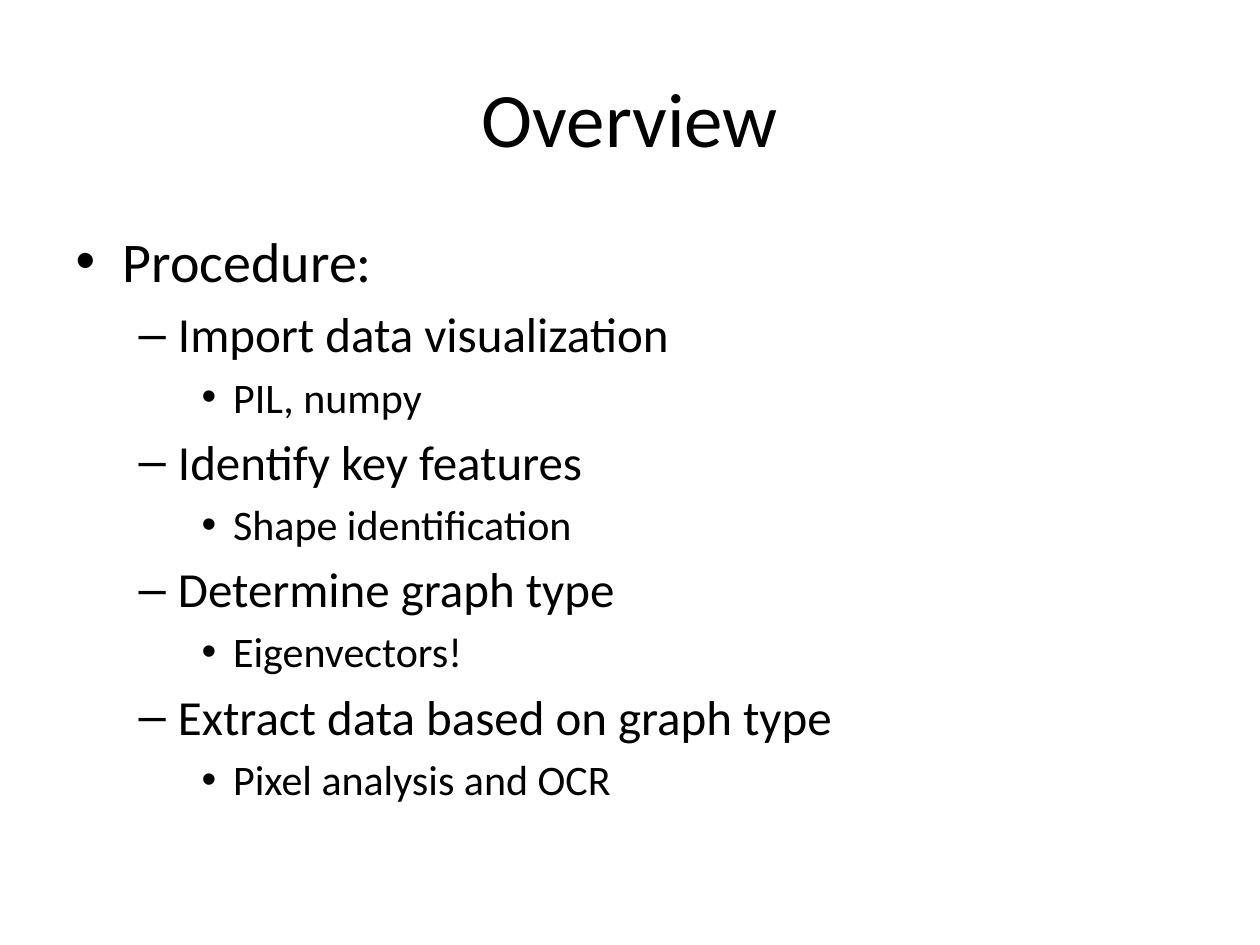
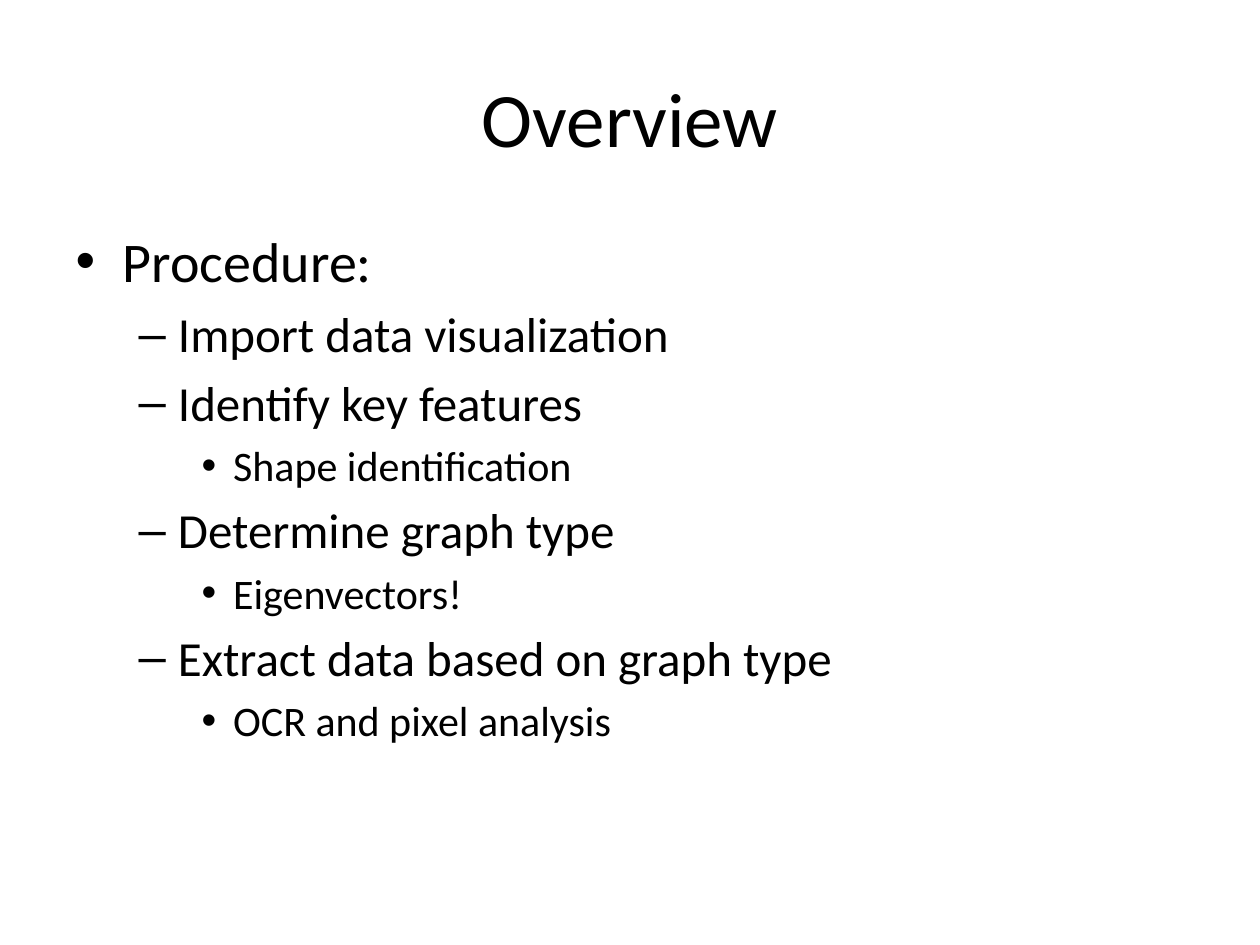
Before and after one commit to efriesen/CS270-Visualization, a slide deck: slide 3 of CS270-Presentation.pptx. Drawn at 1260x945 pixels with LibreOffice and Linux fonts; fonts in the diff are those of the drawing. Boxes give left, top, right and bottom in pixels: in the first picture for what was removed or moved away, otherwise in the second. Text is boxed around its words. In the diff, an @@ line names an element or a change of style, - is before the commit and + after.

```diff
--- a/CS270-Presentation.pptx
+++ b/CS270-Presentation.pptx
@@ text at [233,386,422,420]: paragraph removed @@
-    • PIL, numpy
@@ text at [233,706,611,743]: text changed @@
-    • Pixel analysis and OCR
+    • OCR and pixel analysis
```
Also in this commit, not shown: 3 other slides changed.
